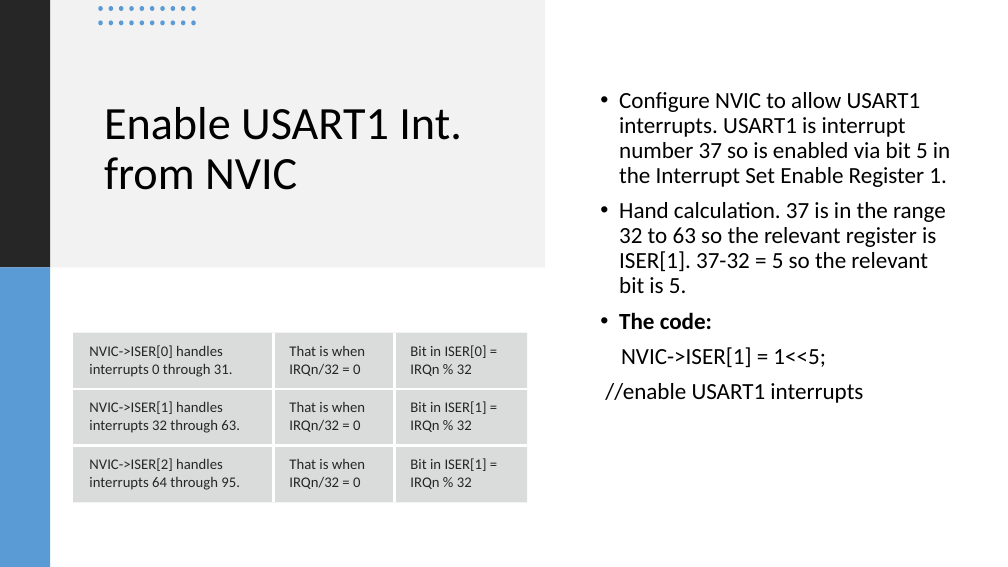
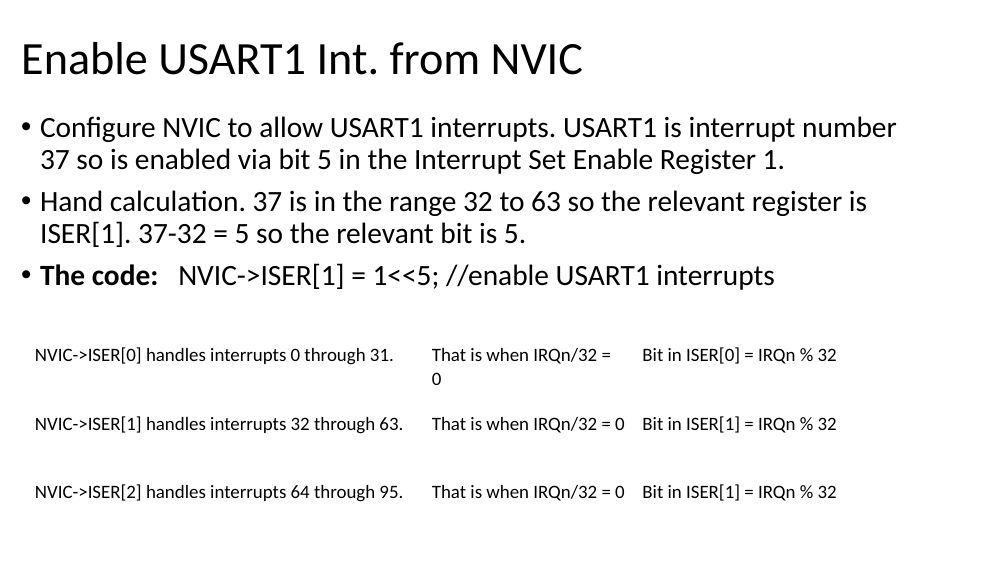
Before and after one commit to Mohamedsaied8/EmbeddedCppDiploma, a slide deck: slide 27 of interfacing/Slides/Interrupts.pptx. Drawn at 1008x567 pixels with LibreOffice and Linux fonts; fonts in the diff are those of the drawing. Boxes give left, top, right and bottom in pixels: in the first picture for what was removed or moved away, otherwise in the second. Text is boxed around its words. In the diff, an @@ line names an element or a change of style, - is before the commit and + after.

```diff
--- a/interfacing/Slides/Interrupts.pptx
+++ b/interfacing/Slides/Interrupts.pptx
@@ rectangle removed at (0, 0, 545, 268) @@
@@ rectangle removed at (0, 0, 50, 268) @@
@@ title "Enable USART1 Int. from NVIC" rewrapped from (104, 107, 462, 190) to (21, 42, 583, 75) @@
@@ group removed at (98, 6, 196, 25): 20 ellipses @@
@@ text "Configure NVIC to allow USART1 ...": place and size @@
-text "Configure NVIC to allow USART1 ..." at (605, 92, 950, 403)
+text "Configure NVIC to allow USART1 ..." at (40, 116, 897, 290)
@@ text "Configure NVIC to allow USART1 ..." at (40, 116, 897, 290): vertical alignment middle to top @@
@@ text at (40, 116, 897, 247): size 22 to 28 pt in "Configure NVIC to allow USART1 interrupts. USART1 ...", "Hand calculation. 37 is in the range ..." @@
@@ rectangle removed at (0, 268, 50, 567) @@
@@ text at (40, 263, 775, 290): text changed; size 22 to 28 pt @@
-• The code:
-NVIC->ISER[1] = 1<<5;
-//enable USART1 interrupts
+• The code: NVIC->ISER[1] = 1<<5; //enable USART1 interrupts
@@ table at (27, 340, 939, 545) @@
@@ fill #878E8B at 30% opacity to none in 9 cells @@
@@ size 14 to 18 pt, text colour #262626 to #000000 @@
@@ borders changed @@
@@ table: place and size @@
-table at (73, 333, 527, 503)
+table at (27, 340, 939, 545)
```
Also in this commit, not shown: 17 other slides changed, 47 other files.
